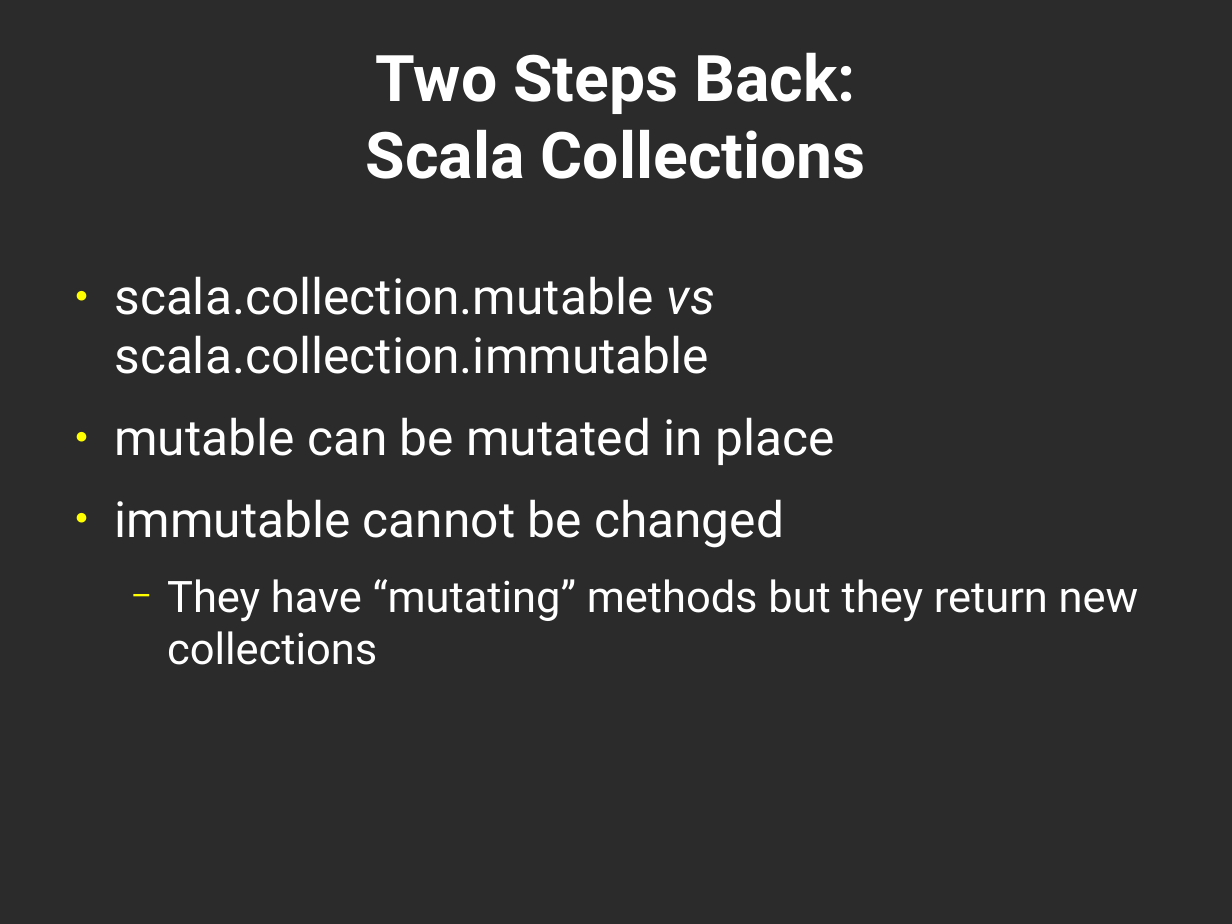
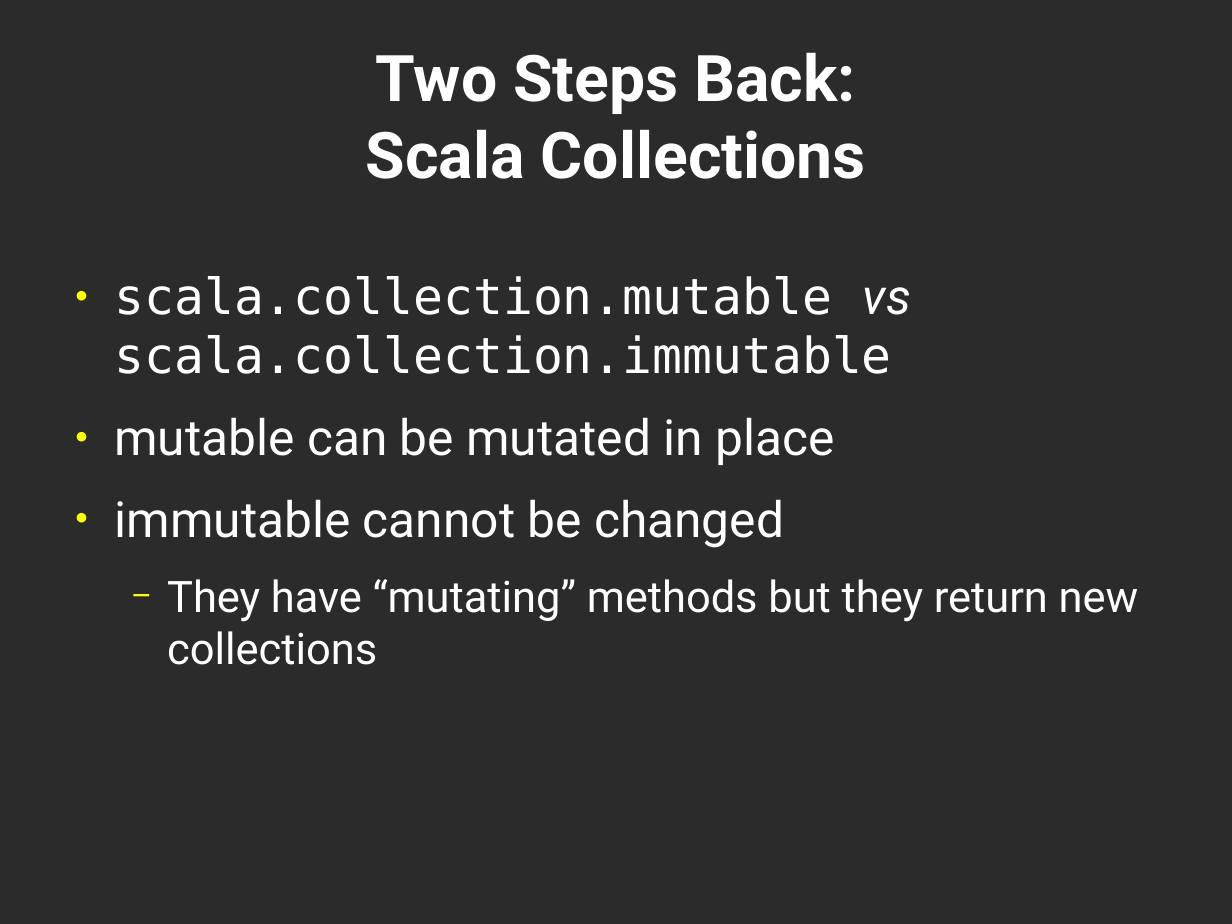
Before and after one commit to geo-kollias/msc-thesis-tex, a slide deck: slide 6 of geokollias_msc_thesis_pres.odp. Drawn at 1232x924 pixels with LibreOffice and Linux fonts; fonts in the diff are those of the drawing; background and template pictures are left out; a plain dark background stands for a picture behind light text. Boxes give left, top, right and bottom in pixels: in the first picture for what was removed or moved away, otherwise in the second. Text is boxed around its words. In the diff, an @@ line names an element or a change of style, - is before the commit and + after.

Commit message:
moved all code listings to text boxes

```diff
--- a/geokollias_msc_thesis_pres.odp
+++ b/geokollias_msc_thesis_pres.odp
@@ text at [114,276,911,374]: font Roboto to DejaVu Sans Mono in "scala.collection.mutable scala.collection.immutable" @@
```
Also in this commit, not shown: 8 other slides changed.
